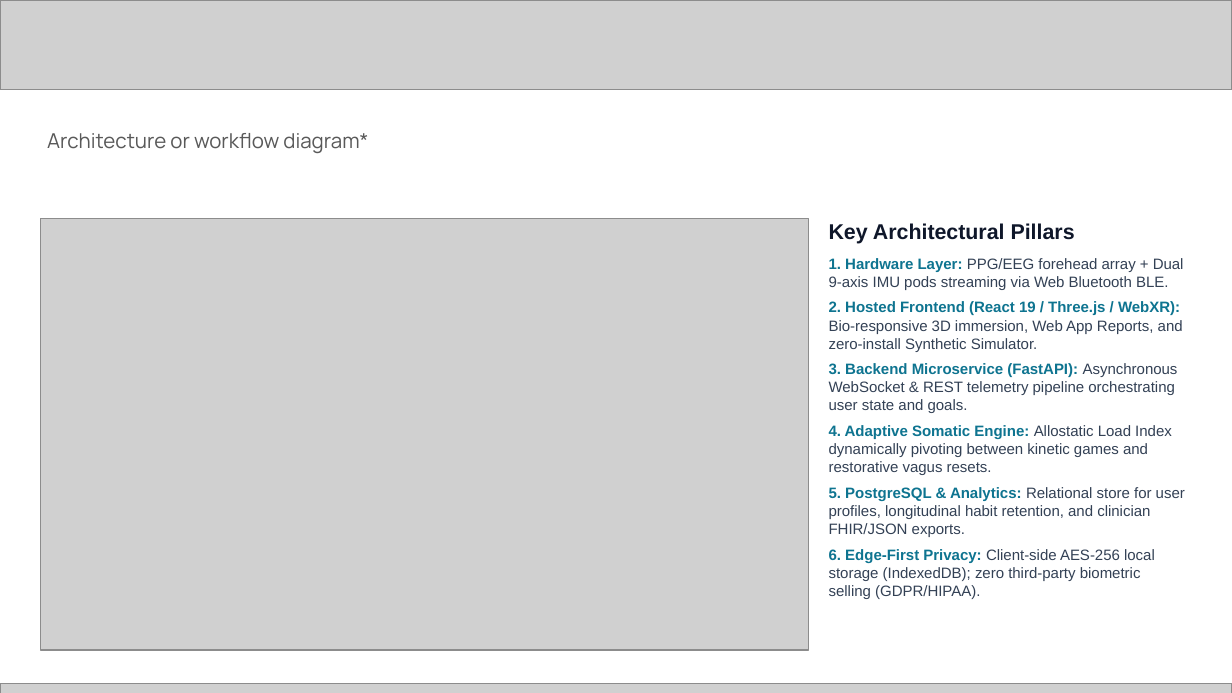
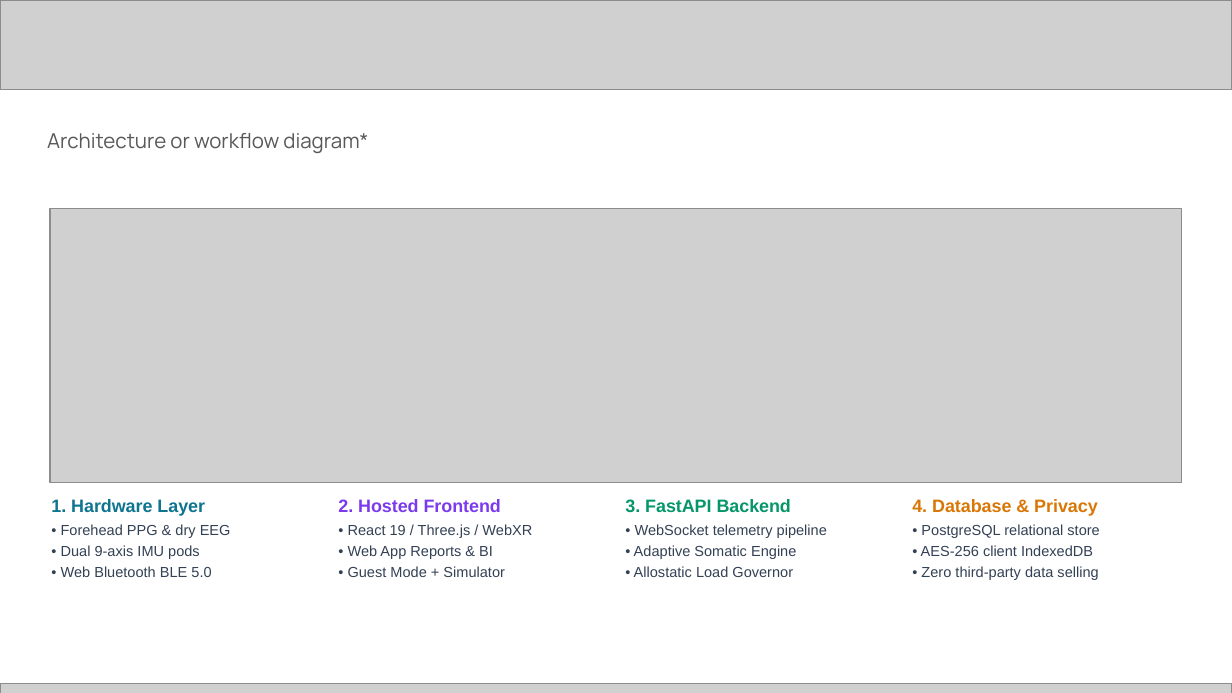
Before and after one commit to chiraghs/Neuro-Kinetic-Behavioral-Health-System, a slide deck: slide 4 of [PUB] Future Health Digital Innovation Challenge | Submission Template.pptx. Drawn at 1232x693 pixels with LibreOffice and Linux fonts; fonts in the diff are those of the drawing; grey boxes stand for pictures. Boxes give left, top, right and bottom in pixels: in the first picture for what was removed or moved away, otherwise in the second. Text is boxed around its words. In the diff, an @@ line names an element or a change of style, - is before the commit and + after.

Commit message:
Fix slide overlaps: embed Mermaid flowchart on Slide 4, fix Slide 15 title, clean Slide 16 template

```diff
--- a/[PUB] Future Health Digital Innovation Challenge | Submission Template.pptx
+++ b/[PUB] Future Health Digital Innovation Challenge | Submission Template.pptx
@@ picture: place and size @@
-picture at (41,218,808,650)
+picture at (51,209,1183,483)
@@ text at (51,499,231,577): text changed; size 8.8 to 8.5 pt @@
-Key Architectural Pillars
-1. Hardware Layer: PPG/EEG forehead array + Dual 9-axis IMU pods streaming via Web Bluetooth BLE.
-2. Hosted Frontend (React 19 / Three.js / WebXR): Bio-responsive 3D immersion, Web App Reports, and zero-install Synthetic Simulator.
-3. Backend Microservice (FastAPI): Asynchronous WebSocket & REST telemetry pipeline orchestrating user state and goals.
-4. Adaptive Somatic Engine: Allostatic Load Index dynamically pivoting between kinetic games and restorative vagus resets.
-5. PostgreSQL & Analytics: Relational store for user profiles, longitudinal habit retention, and clinician FHIR/JSON exports.
-6. Edge-First Privacy: Client-side AES-256 local storage (IndexedDB); zero third-party biometric selling (GDPR/HIPAA).
+1. Hardware Layer
+• Forehead PPG & dry EEG
+• Dual 9-axis IMU pods
+• Web Bluetooth BLE 5.0
@@ text added at (338,499,532,577), 8.5 pt, text #334155 @@
+2. Hosted Frontend
+• React 19 / Three.js / WebXR
+• Web App Reports & BI
+• Guest Mode + Simulator
@@ text added at (625,499,827,577), 8.5 pt, text #334155 @@
+3. FastAPI Backend
+• WebSocket telemetry pipeline
+• Adaptive Somatic Engine
+• Allostatic Load Governor
@@ text added at (912,499,1099,580), 8.5 pt, text #334155 @@
+4. Database & Privacy
+• PostgreSQL relational store
+• AES-256 client IndexedDB
+• Zero third-party data selling
```
Also in this commit, not shown: 1 other slide changed, 1 slide added, 1 slide removed, 2 other files.
